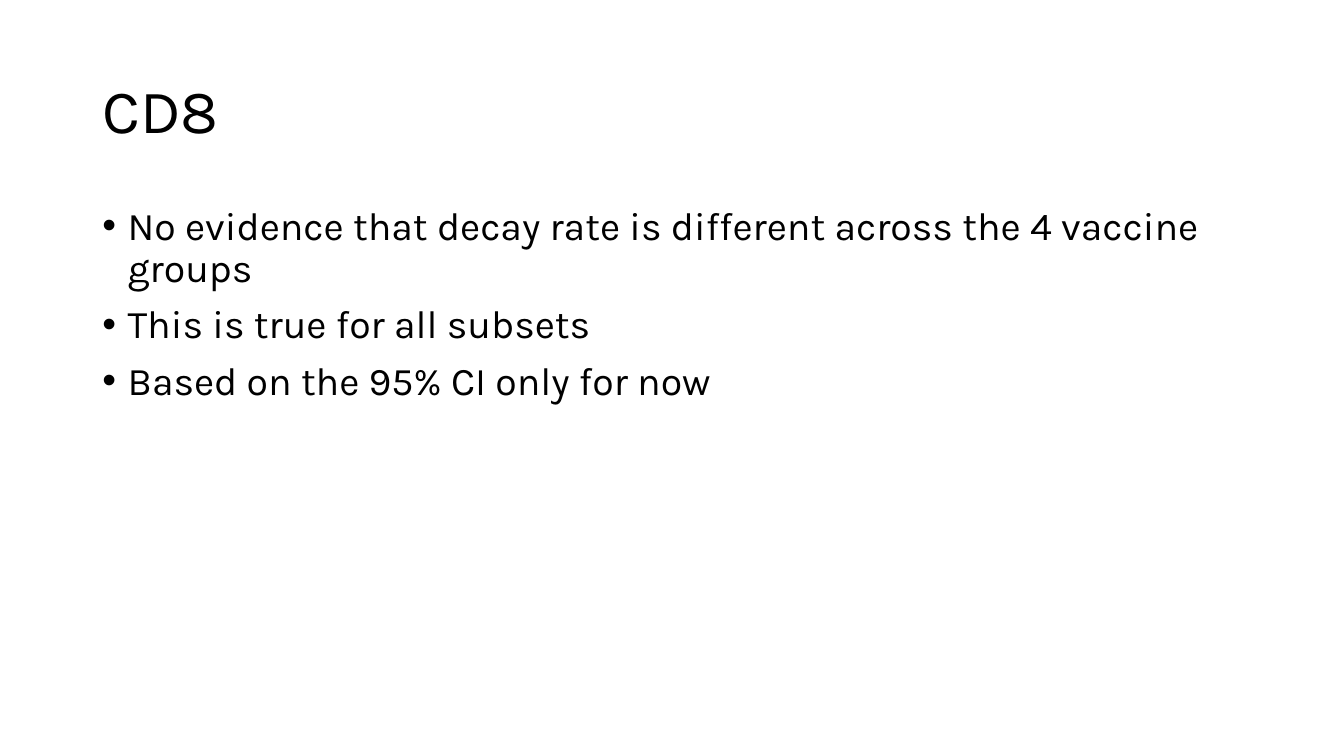
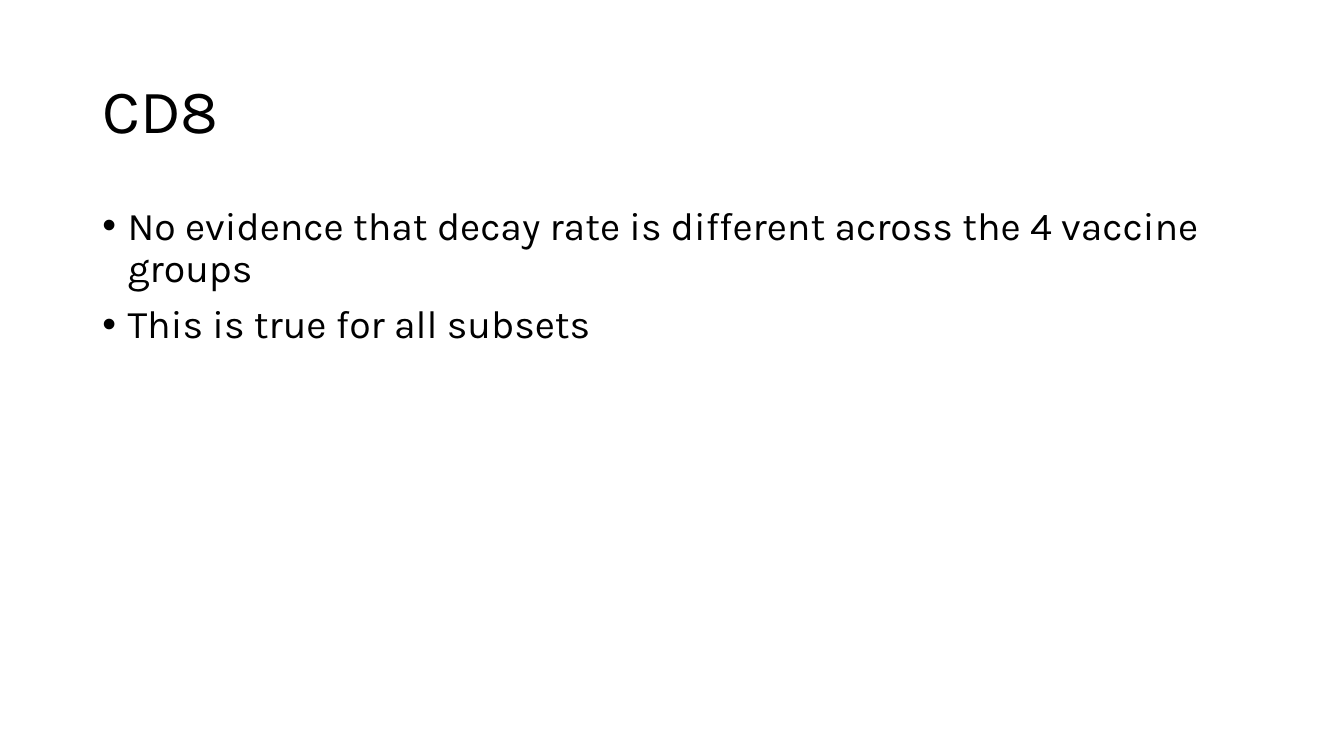
Before and after one commit to arnoldreynaldi/Synergy, a slide deck: slide 9 of Decay Kinetics.pptx. Drawn at 1344x756 pixels with LibreOffice and Linux fonts; fonts in the diff are those of the drawing. Boxes give left, top, right and bottom in pixels: in the first picture for what was removed or moved away, otherwise in the second. Text is boxed around its words. In the diff, an @@ line names an element or a change of style, - is before the commit and + after.

```diff
--- a/Decay Kinetics.pptx
+++ b/Decay Kinetics.pptx
@@ text at <box>128,368,710,405</box>: paragraph removed @@
-• Based on the 95% CI only for now
```
Also in this commit, not shown: 2 other slides changed.
